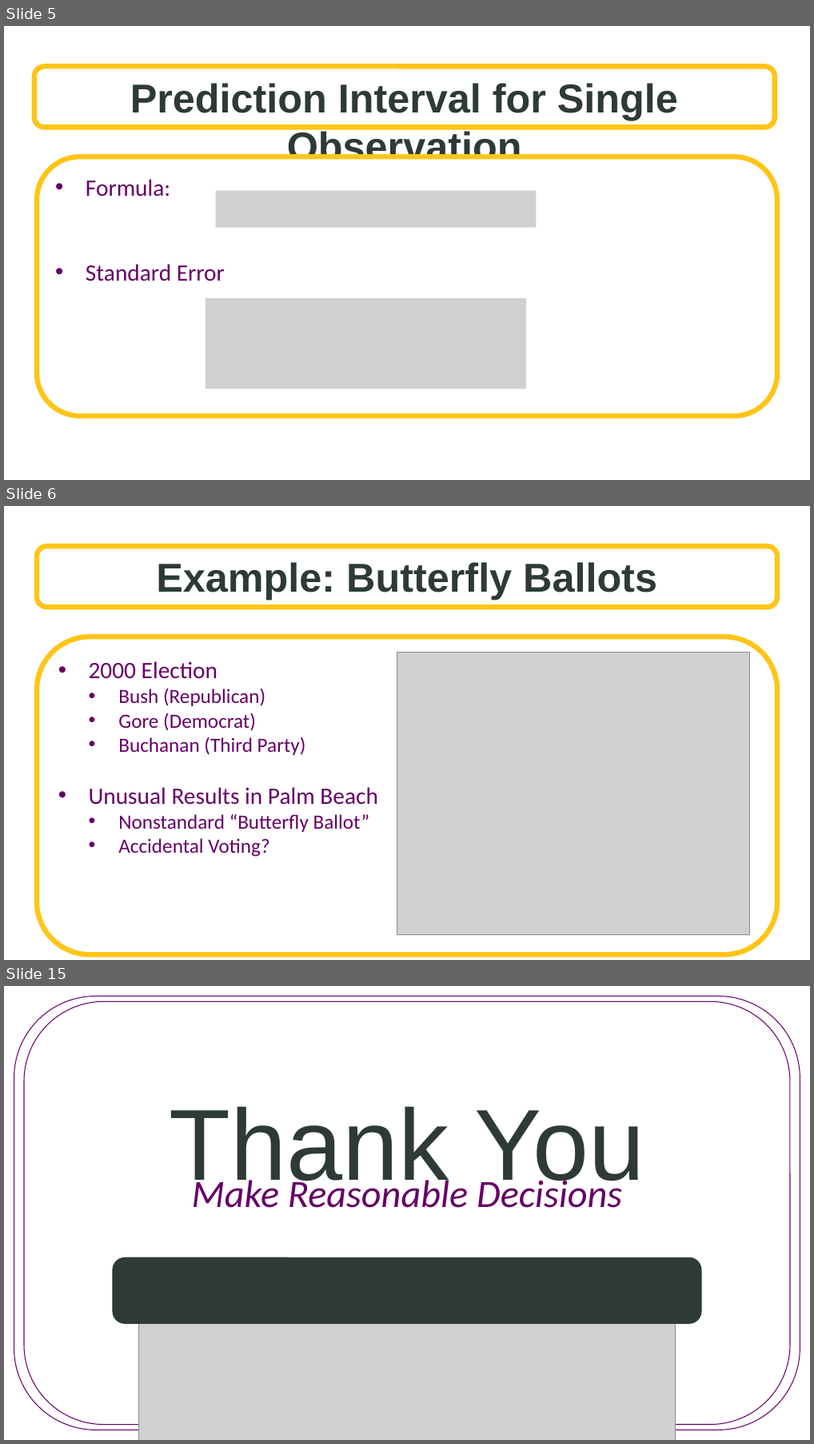
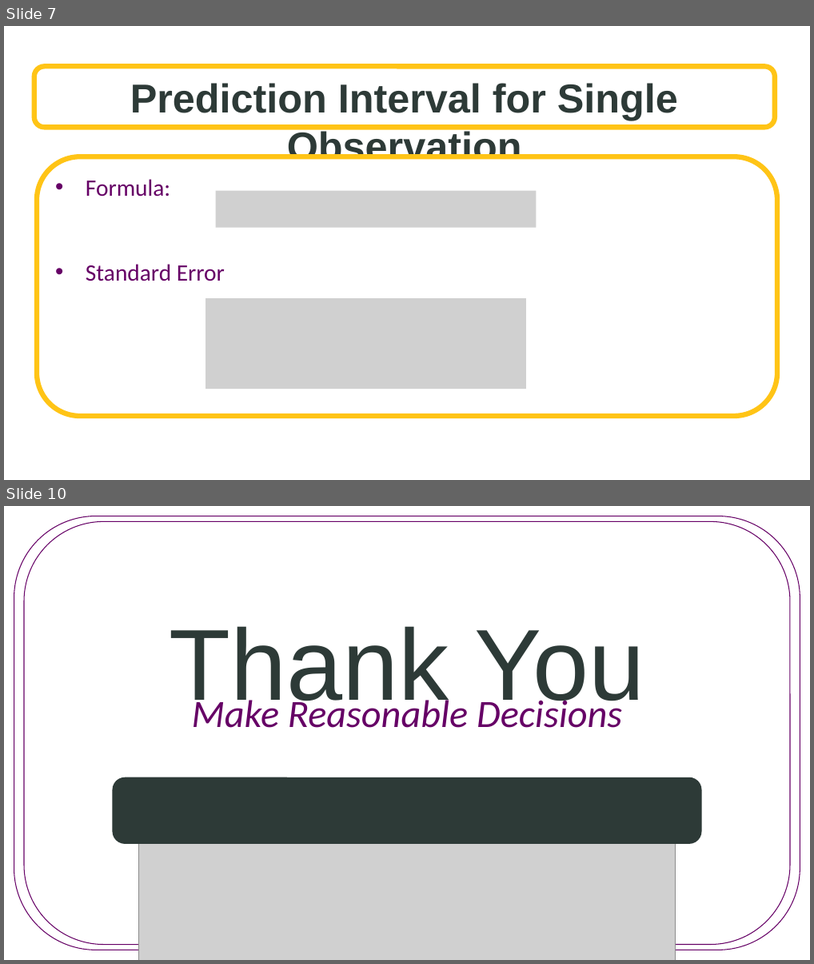
Before and after one commit to SuperMarioGiacomazzo/STOR455_WEBSITE, a slide deck: Lectures/12 - Intervals for Prediction.pptx. Shown one above the other, each under a label of ours: slides 5, 6 and 15 before the commit, slides 7 and 10 after it; the slides between them are not shown. The pictures are 814x1444 and 814x964 pixels, drawn with LibreOffice and Linux fonts; fonts in the diff are those of the drawing; grey boxes stand for pictures; background and template pictures are left out. Boxes give left, top, right and bottom in pixels: in the first picture for what was removed or moved away, otherwise in the second. Text is boxed around its words. In the diff, an @@ line names an element or a change of style, - is before the commit and + after.

```diff
--- a/Lectures/12 - Intervals for Prediction.pptx
+++ b/Lectures/12 - Intervals for Prediction.pptx
@@ slide 6 removed at box(4, 506, 810, 960), background picture (left out) @@
@@ rounded rectangle removed at box(37, 546, 778, 607) @@
-Example: Butterfly Ballots
@@ rounded rectangle removed at box(37, 636, 778, 954) @@
-• 2000 Election
-  • Bush (Republican)
-  • Gore (Democrat)
-  • Buchanan (Third Party)
-• Unusual Results in Palm Beach
-  • Nonstandard “Butterfly Ballot”
-  • Accidental Voting?
@@ picture removed at box(398, 652, 750, 935) @@
@@ what was slide 5 is now slide 7 @@
@@ what was slide 15 is now slide 10 @@
```
Also in this commit, not shown: 2 slides changed, 4 slides added, 8 other slides removed, 9 other files.
